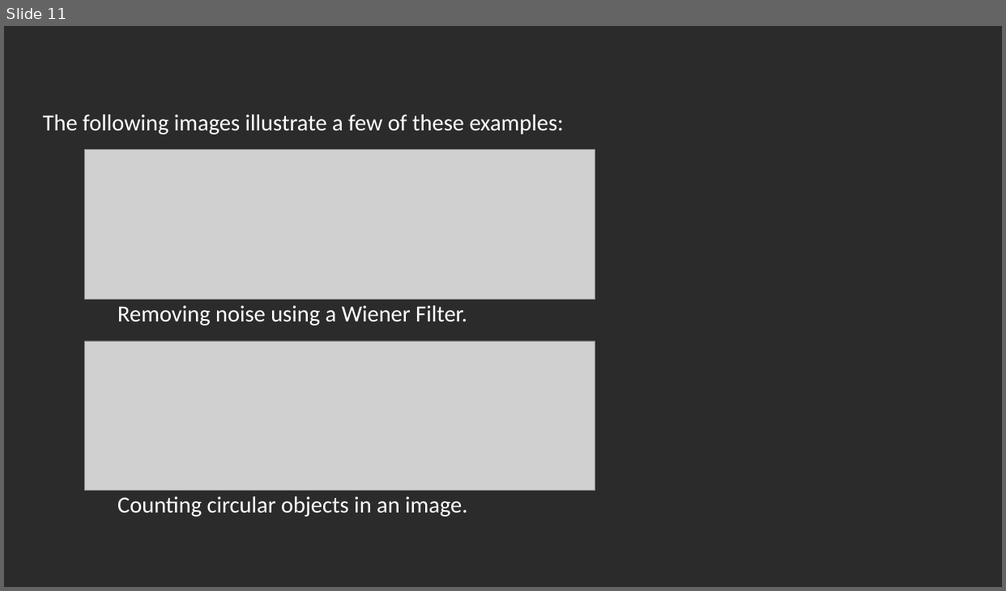
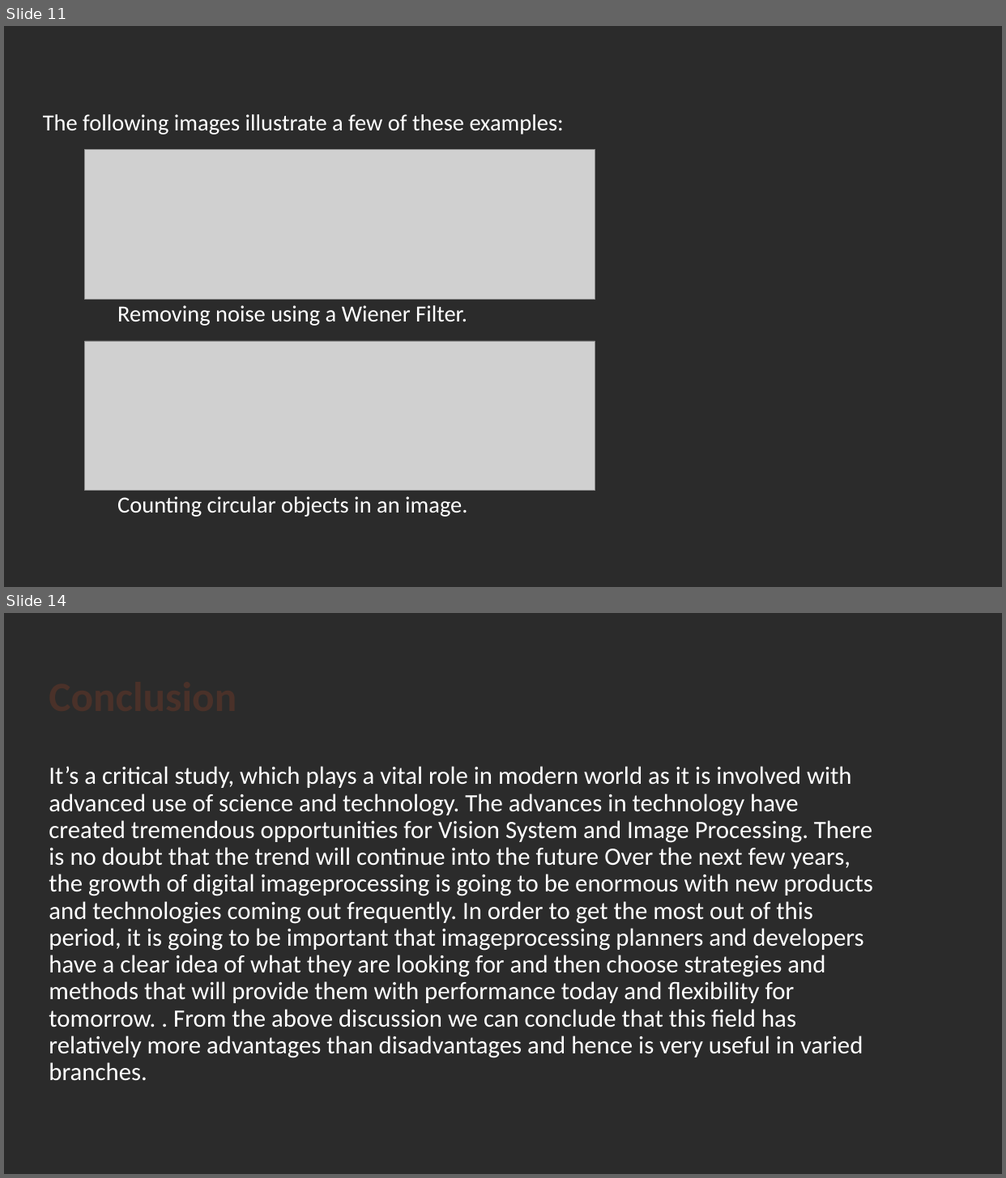
Before and after one commit to shilpakjoy/DIP, a slide deck: Digital Image Processing(DIP).pptx. Shown one above the other, each under a label of ours: slide 11 before the commit, slides 11 and 14 after it; the slides between them are not shown. The pictures are 1006x591 and 1006x1178 pixels, drawn with LibreOffice and Linux fonts; fonts in the diff are those of the drawing; grey boxes stand for pictures; background and template pictures are left out; a plain dark background stands for a picture behind light text. Boxes give left, top, right and bottom in pixels: in the first picture for what was removed or moved away, otherwise in the second. Text is boxed around its words. In the diff, an @@ line names an element or a change of style, - is before the commit and + after.

```diff
--- a/Digital Image Processing(DIP).pptx
+++ b/Digital Image Processing(DIP).pptx
@@ slide 14 added at [4, 613, 1002, 1174], background picture (left out) @@
@@ title added at [41, 652, 868, 747], 40 pt, text #4A3128, bold @@
+Conclusion
@@ text added at [49, 766, 873, 1081], 24 pt, text #FFFFFF @@
+It’s a critical study, which plays a vital role in modern world as it is involved with advanced use of science and technology. The advances in technology have created tremendous opportunities for Vision System and Image Processing. There is no doubt that the trend will continue into the future Over the next few years, the growth of digital imageprocessing is going to be enormous with new products and technologies coming out frequently. In order to get the most out of this period, it is going to be important that imageprocessing planners and developers have a clear idea of what they are looking for and then choose strategies and methods that will provide them with performance today and flexibility for tomorrow. . From the above discussion we can conclude that this field has relatively more advantages than disadvantages and hence is very useful in varied branches.
```
Also in this commit, not shown: 2 other slides added.
